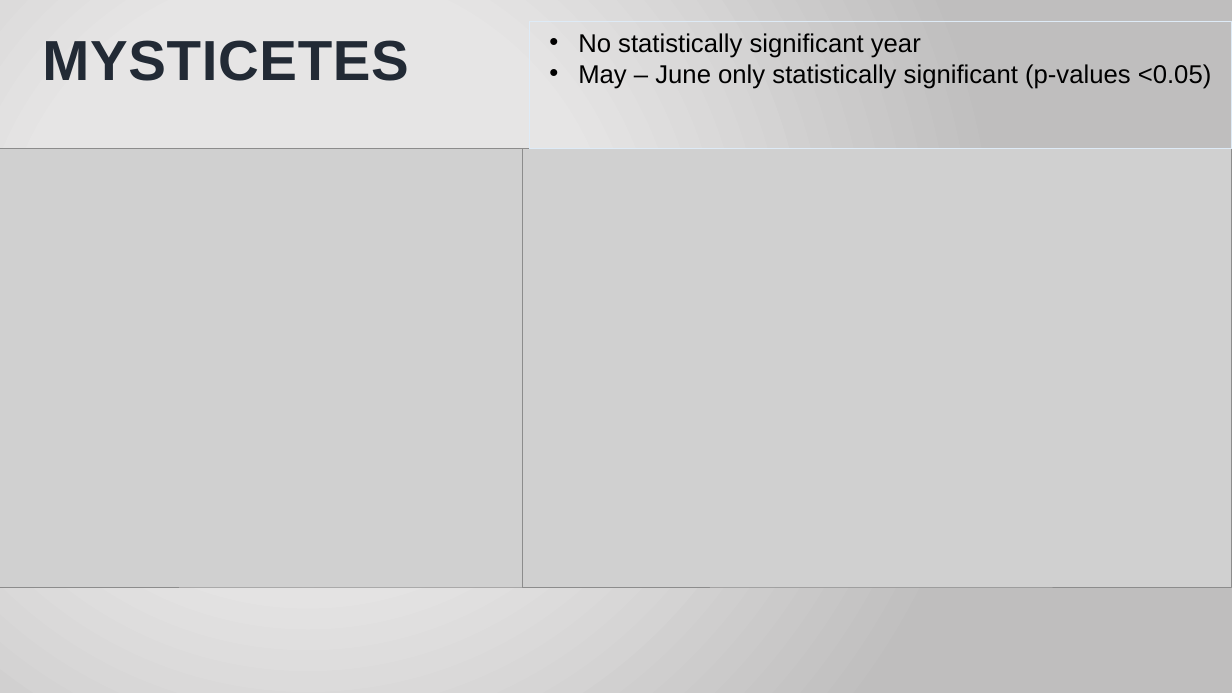
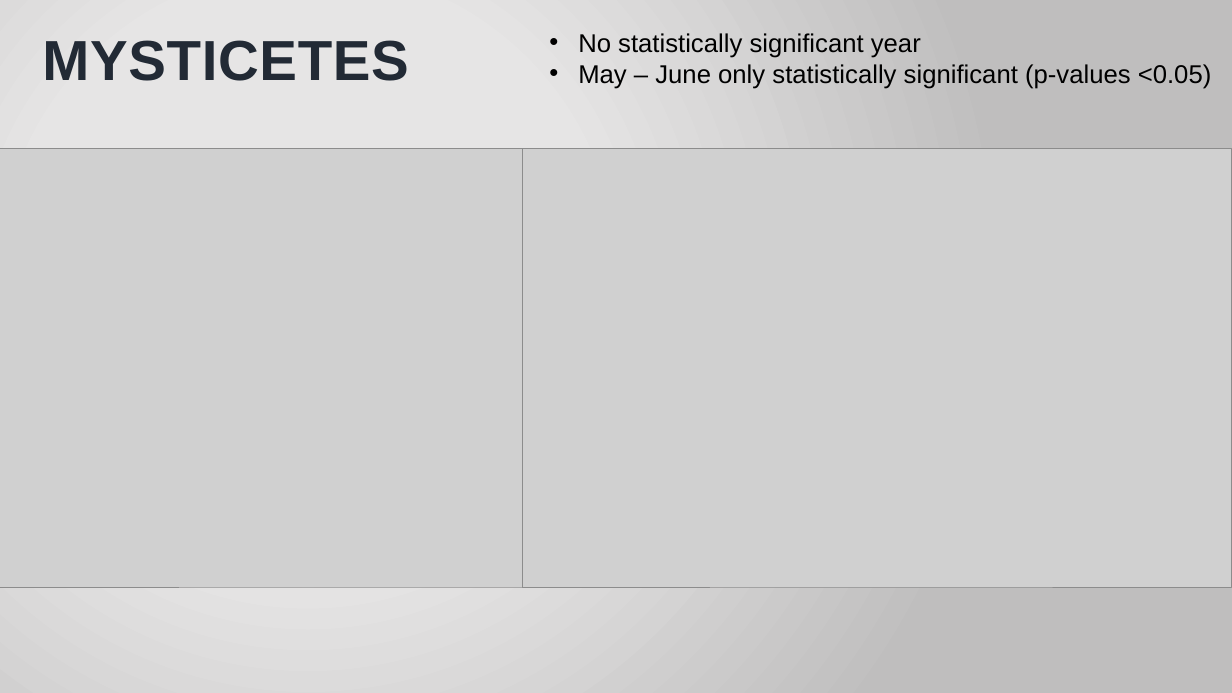
Before and after one commit to jmeza32/MezaFidalgo_Ozog_Pepper_ENV872_EDA_FinalProject, a slide deck: slide 9 of Output/Stranding Data Analysis.pptx. Drawn at 1232x693 pixels with LibreOffice and Linux fonts; fonts in the diff are those of the drawing; grey boxes stand for pictures; background and template pictures are left out. Boxes give left, top, right and bottom in pixels: in the first picture for what was removed or moved away, otherwise in the second. Text is boxed around its words. In the diff, an @@ line names an element or a change of style, - is before the commit and + after.

Commit message:
removed text box outline

```diff
--- a/Output/Stranding Data Analysis.pptx
+++ b/Output/Stranding Data Analysis.pptx
@@ text "No statistically significant year": place and size @@
-text "No statistically significant year" at [530, 21, 1232, 149]
+text "No statistically significant year" at [578, 33, 1212, 89]
@@ text "No statistically significant year" at [578, 33, 1212, 89]: outline #DEEBF7 0.75 pt to none @@
```
Also in this commit, not shown: 2 other slides changed.
